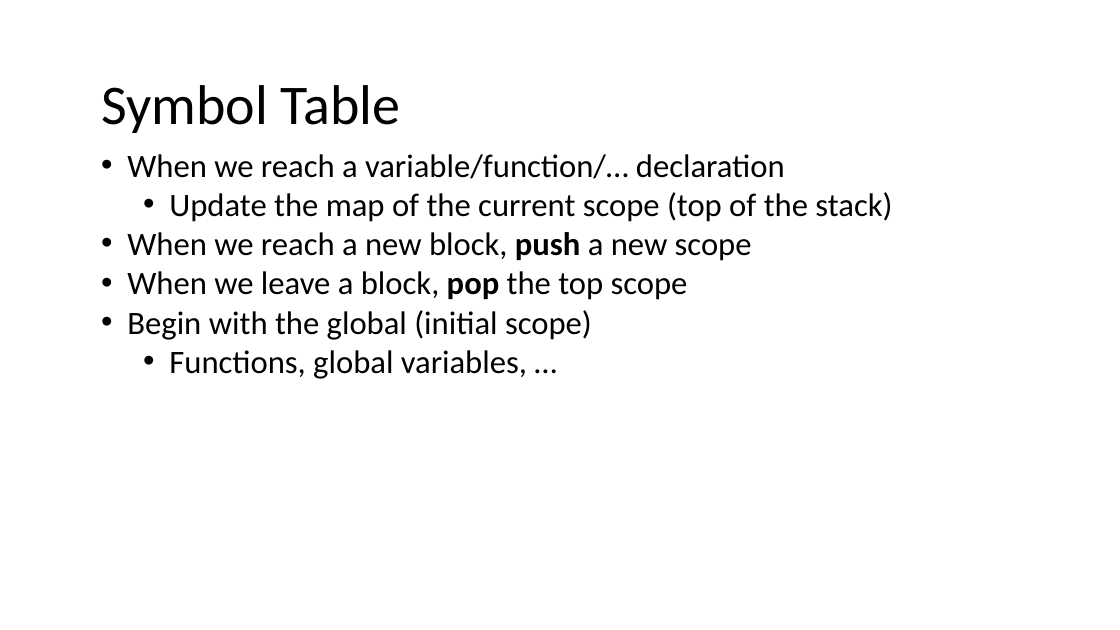
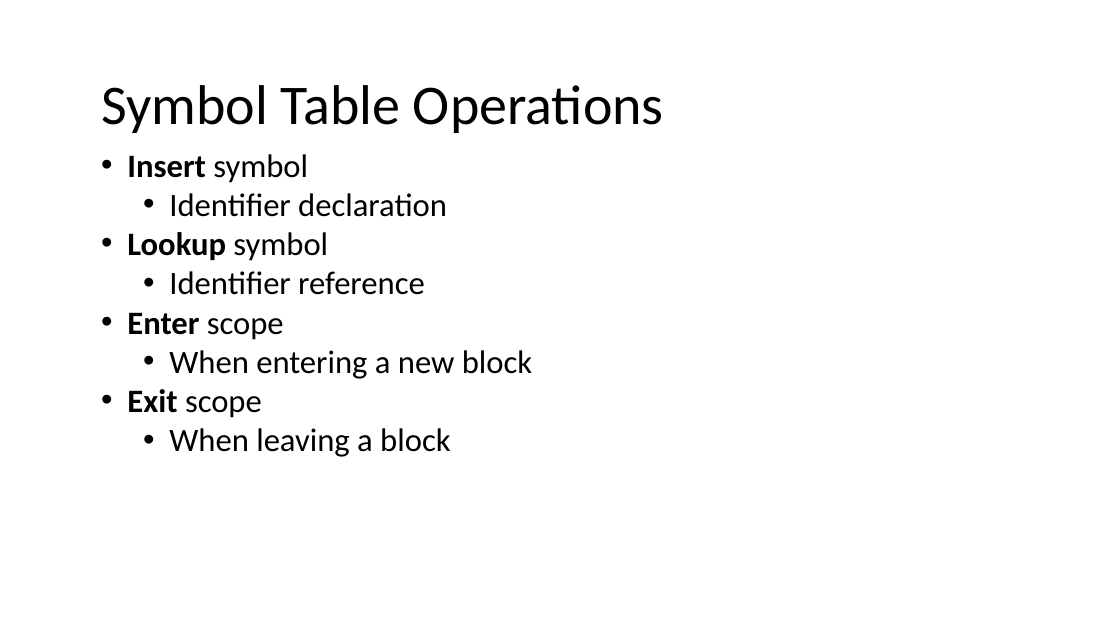
Before and after one commit to nivshani/compilation, a slide deck: slide 7 of slides/semantic.pptx (slide 4 before the commit). Drawn at 1120x630 pixels with LibreOffice and Linux fonts; fonts in the diff are those of the drawing. Boxes give left, top, right and bottom in pixels: in the first picture for what was removed or moved away, otherwise in the second. Text is boxed around its words. In the diff, an @@ line names an element or a change of style, - is before the commit and + after.

```diff
--- a/slides/semantic.pptx
+++ b/slides/semantic.pptx
@@ text at (x1=101, y1=85, x2=664, y2=133): text changed @@
-Symbol Table
+Symbol Table Operations
@@ text at (x1=127, y1=154, x2=532, y2=457): text changed @@
-• When we reach a variable/function/… declaration
-  • Update the map of the current scope (top of the stack)
-• When we reach a new block, push a new scope
-• When we leave a block, pop the top scope
-• Begin with the global (initial scope)
-  • Functions, global variables, …
+• Insert symbol
+  • Identifier declaration
+• Lookup symbol
+  • Identifier reference
+• Enter scope
+  • When entering a new block
+• Exit scope
+  • When leaving a block
```
Also in this commit, not shown: 1 other slide changed, 22 slides added, 1 other file.
